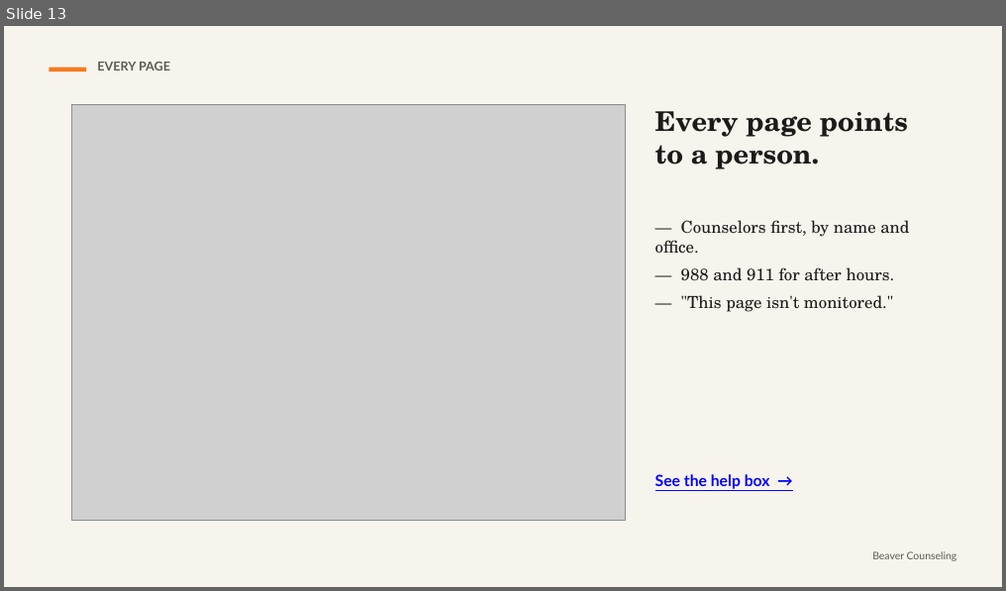
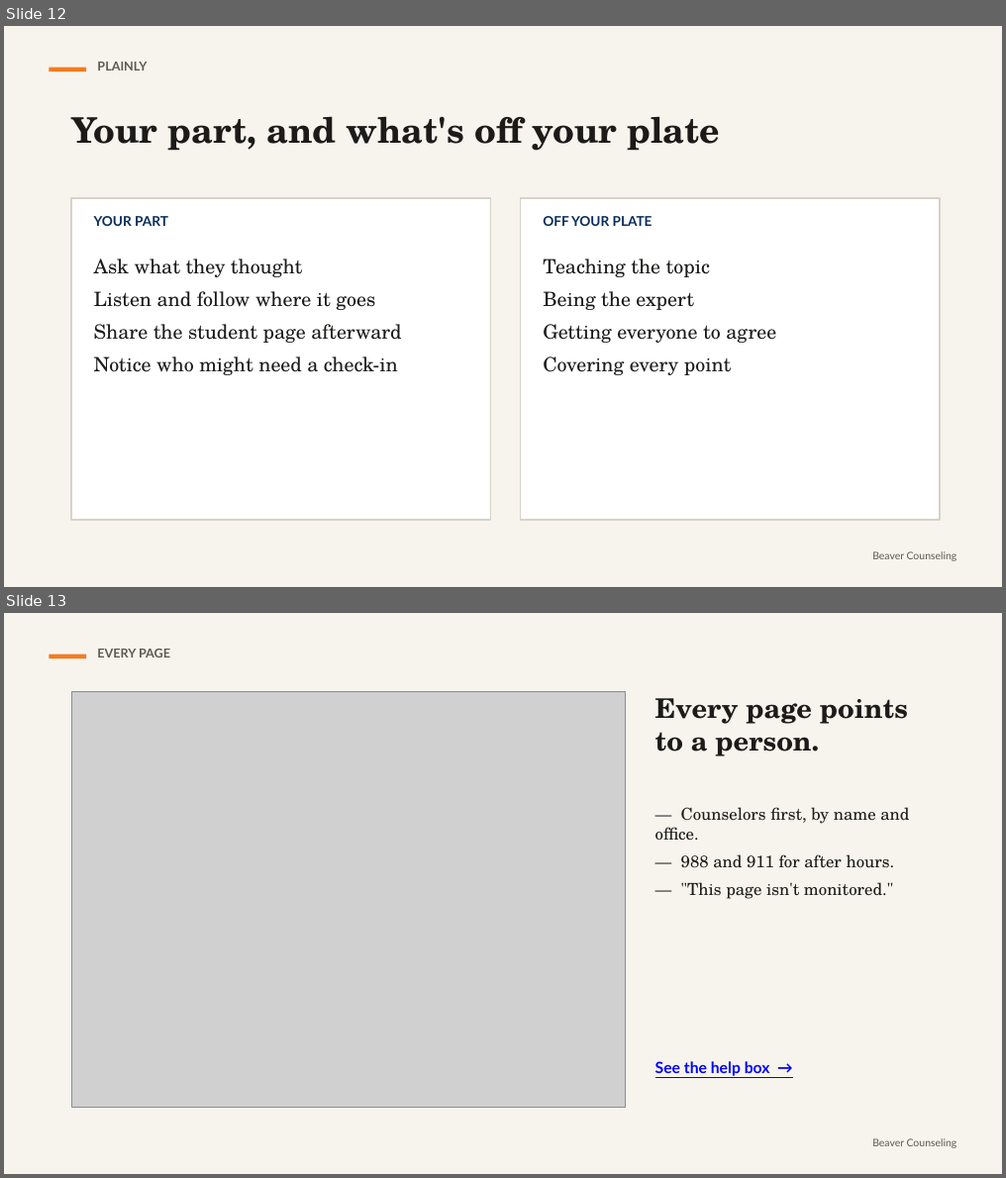
Before and after one commit to rmwtoolkit/bcds-toolkit, a slide deck: decks/using-the-toolkit-lesson-v2.pptx. Shown one above the other, each under a label of ours: slide 13 before the commit, slides 12 and 13 after it. The pictures are 1006x591 and 1006x1178 pixels, drawn with LibreOffice and Linux fonts; fonts in the diff are those of the drawing; grey boxes stand for pictures. Boxes give left, top, right and bottom in pixels: in the first picture for what was removed or moved away, otherwise in the second. Text is boxed around its words. In the diff, an @@ line names an element or a change of style, - is before the commit and + after.

```diff
--- a/decks/using-the-toolkit-lesson-v2.pptx
+++ b/decks/using-the-toolkit-lesson-v2.pptx
@@ slide 12 added at <box>4,26,1002,587</box>, background #F7F4EE @@
@@ rectangle added at <box>49,68,86,72</box>, fill #F47B20 @@
@@ text added at <box>97,62,147,71</box>, 12 pt, text #5D5A54, bold @@
+PLAINLY
@@ text added at <box>71,116,720,151</box>, 34 pt, text #1C1B19, bold @@
+Your part, and what's off your plate
@@ rectangle added at <box>71,198,491,520</box>, fill #FFFFFF, outline #D8D2C6 1.25 pt @@
@@ rectangle added at <box>521,198,940,520</box>, fill #FFFFFF, outline #D8D2C6 1.25 pt @@
@@ text added at <box>94,216,168,226</box>, 13 pt, text #0B2D5B, bold @@
+YOUR PART
@@ text added at <box>543,216,652,226</box>, 13 pt, text #0B2D5B, bold @@
+OFF YOUR PLATE
@@ text added at <box>94,259,401,375</box>, 19 pt, text #1C1B19 @@
+Ask what they thought
+Listen and follow where it goes
+Share the student page afterward
+Notice who might need a check-in
@@ text added at <box>543,259,776,375</box>, 19 pt, text #1C1B19 @@
+Teaching the topic
+Being the expert
+Getting everyone to agree
+Covering every point
@@ text added at <box>872,552,957,562</box>, 10 pt, text #5D5A54 @@
+Beaver Counseling
```
Also in this commit, not shown: 7 slides changed, 5 other slides added, 10 slides removed, 2 other files.
